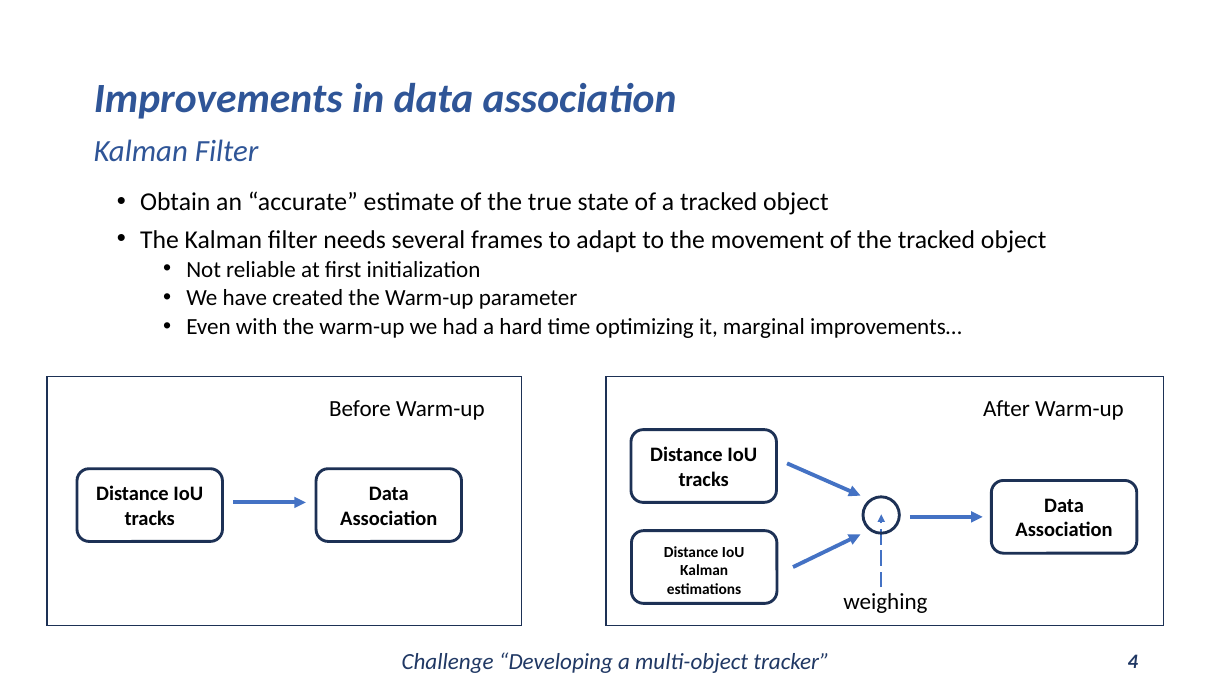
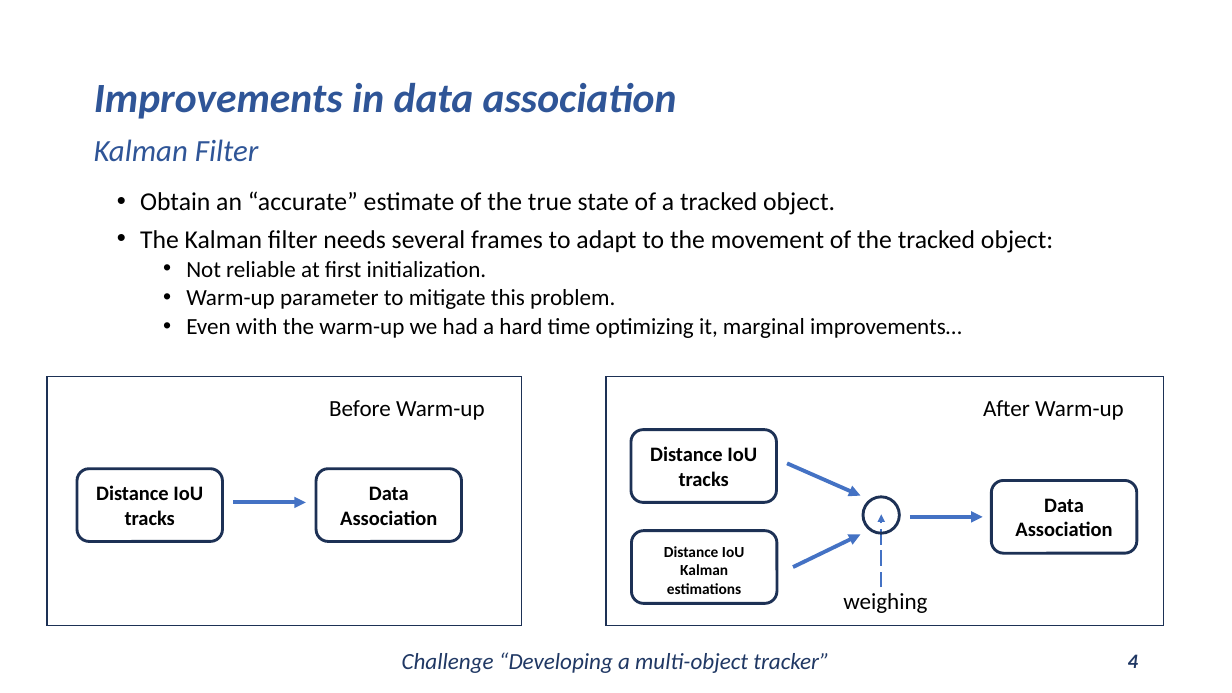
Before and after one commit to Javimh18/DL4VSP, a slide deck: slide 4 of dlvsp_challenge_material/challenge.pptx. Drawn at 1232x693 pixels with LibreOffice and Linux fonts; fonts in the diff are those of the drawing. Boxes give left, top, right and bottom in pixels: in the first picture for what was removed or moved away, otherwise in the second. Text is boxed around its words. In the diff, an @@ line names an element or a change of style, - is before the commit and + after.

```diff
--- a/dlvsp_challenge_material/challenge.pptx
+++ b/dlvsp_challenge_material/challenge.pptx
@@ subtitle at (140,191,1053,309): text changed @@
-• Obtain an “accurate” estimate of the true state of a tracked object
-• The Kalman filter needs several frames to adapt to the movement of the tracked object
-  • Not reliable at first initialization
-  • We have created the Warm-up parameter
+• Obtain an “accurate” estimate of the true state of a tracked object.
+• The Kalman filter needs several frames to adapt to the movement of the tracked object:
+  • Not reliable at first initialization.
+  • Warm-up parameter to mitigate this problem.
```
Also in this commit, not shown: 6 other slides changed.
